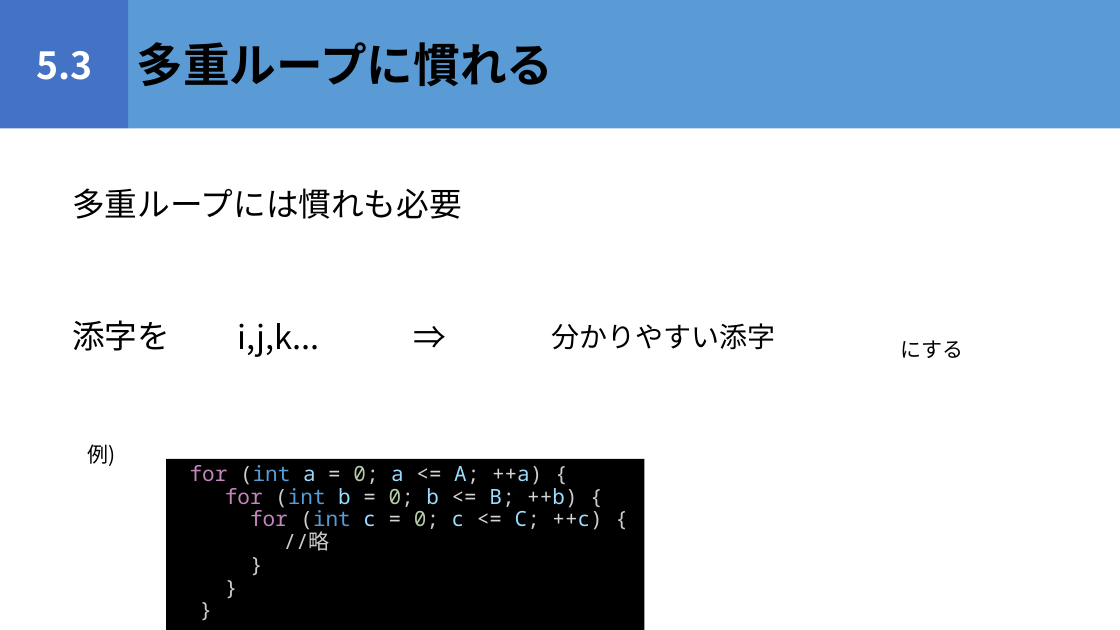
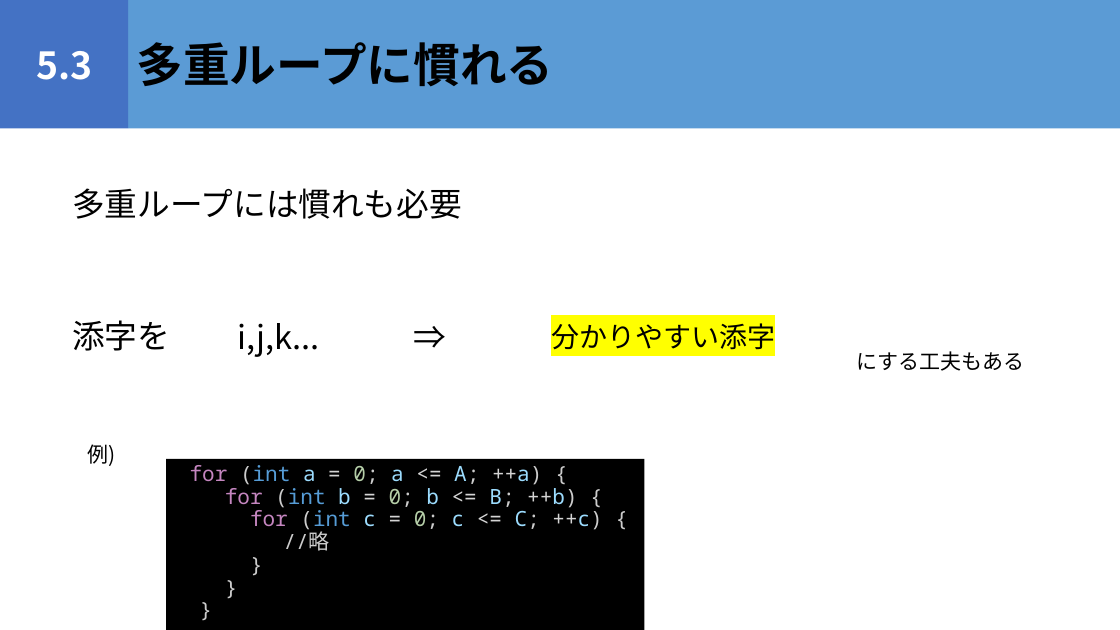
Before and after one commit to igeeeeee/triC_AtCoder_Beginners_Selection, a slide deck: slide 22 of ABS_勉強会.pptx. Drawn at 1120x630 pixels with LibreOffice and Linux fonts; fonts in the diff are those of the drawing. Boxes give left, top, right and bottom in pixels: in the first picture for what was removed or moved away, otherwise in the second. Text is boxed around its words. In the diff, an @@ line names an element or a change of style, - is before the commit and + after.

```diff
--- a/ABS_勉強会.pptx
+++ b/ABS_勉強会.pptx
@@ text "分かりやすい添字" at <box>551,323,775,350</box>: highlight none to #FFFF00 @@
@@ text at <box>857,351,1025,371</box>: text changed @@
-にする
+にする工夫もある
```
Also in this commit, not shown: 7 slides added, 1 slide removed, 7 other files.
